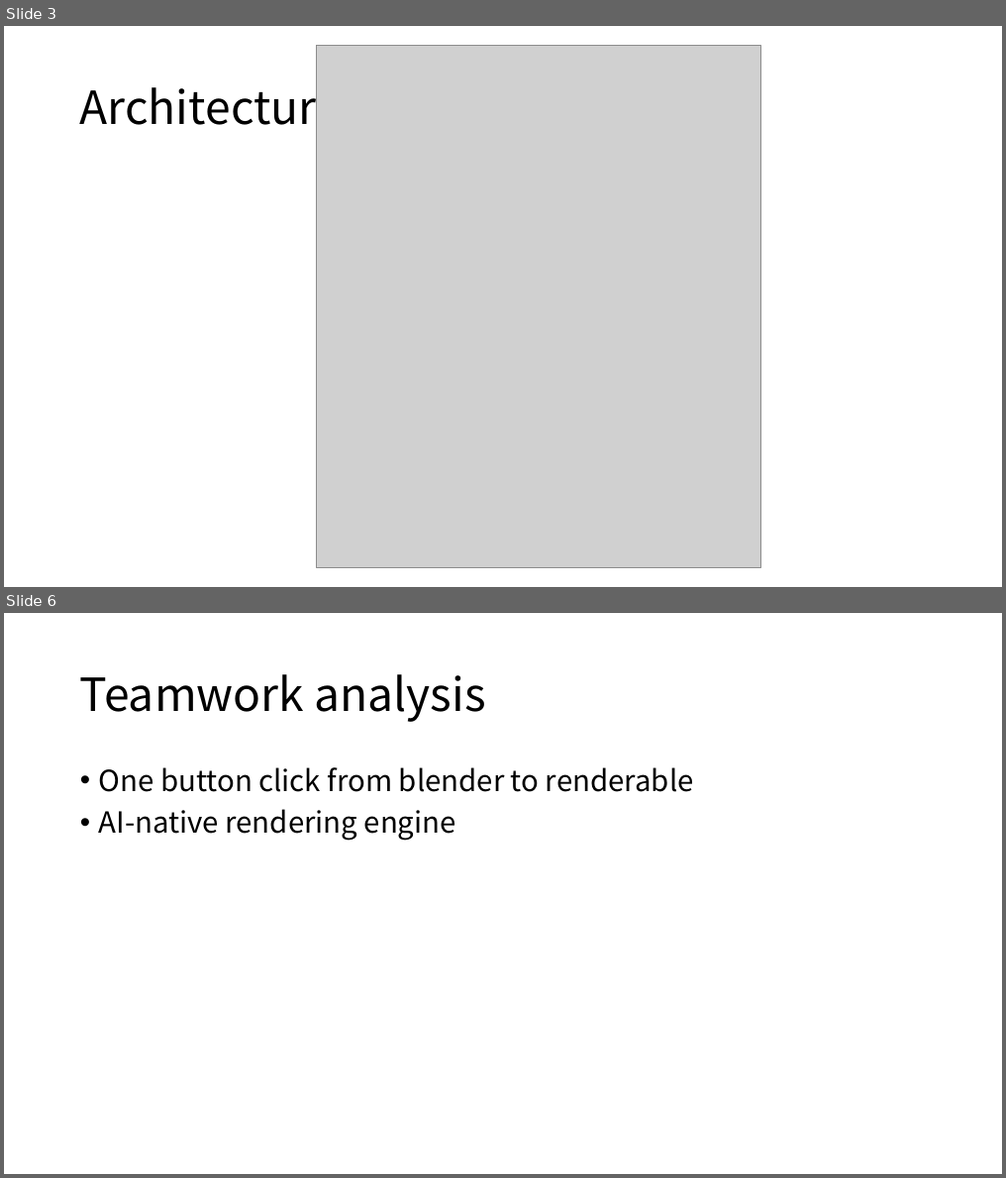
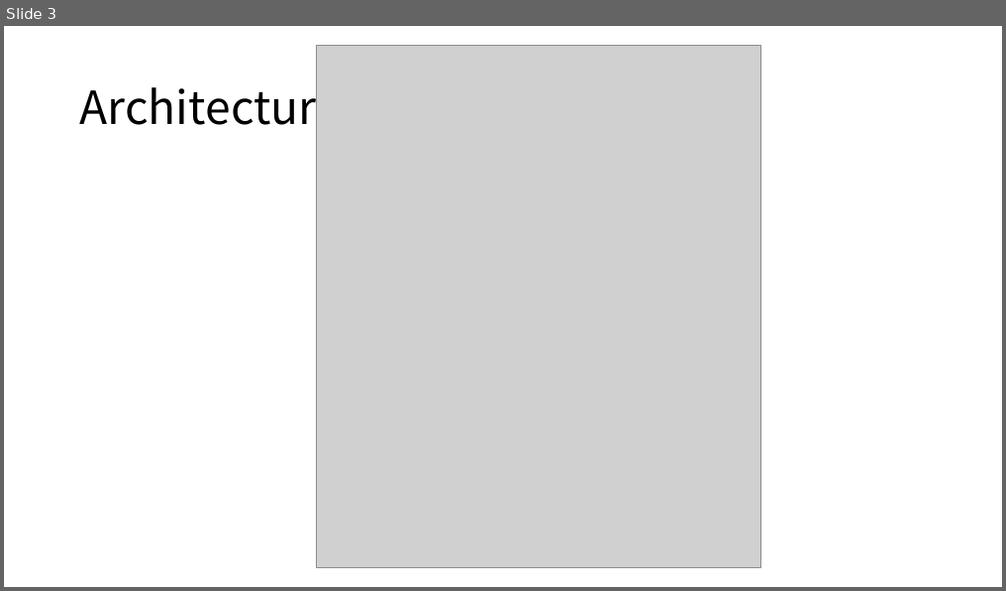
Before and after one commit to boycececil666gmailcom/webgpu-renderer, a slide deck: WebGPU Renderer.pptx. Shown one above the other, each under a label of ours: slides 3 and 6 before the commit, slide 3 after it; the slides between them are not shown. The pictures are 1006x1178 and 1006x591 pixels, drawn with LibreOffice and Linux fonts; fonts in the diff are those of the drawing; grey boxes stand for pictures. Boxes give left, top, right and bottom in pixels: in the first picture for what was removed or moved away, otherwise in the second. Text is boxed around its words. In the diff, an @@ line names an element or a change of style, - is before the commit and + after.

Commit message:
feat(model): add blender automation scripts, foliage LOD skill, update mclaren model and presentation slides

```diff
--- a/WebGPU Renderer.pptx
+++ b/WebGPU Renderer.pptx
@@ slide 6 removed at (x1=4, y1=613, x2=1002, y2=1174), background #FFFFFF @@
@@ title removed at (x1=80, y1=674, x2=485, y2=722) @@
-Teamwork analysis
@@ text removed at (x1=99, y1=767, x2=694, y2=841) @@
-• One button click from blender to renderable
-• AI-native rendering engine
```
Also in this commit, not shown: 5 slides changed, 7 slides added, 1 other slide removed, 16 other files.
